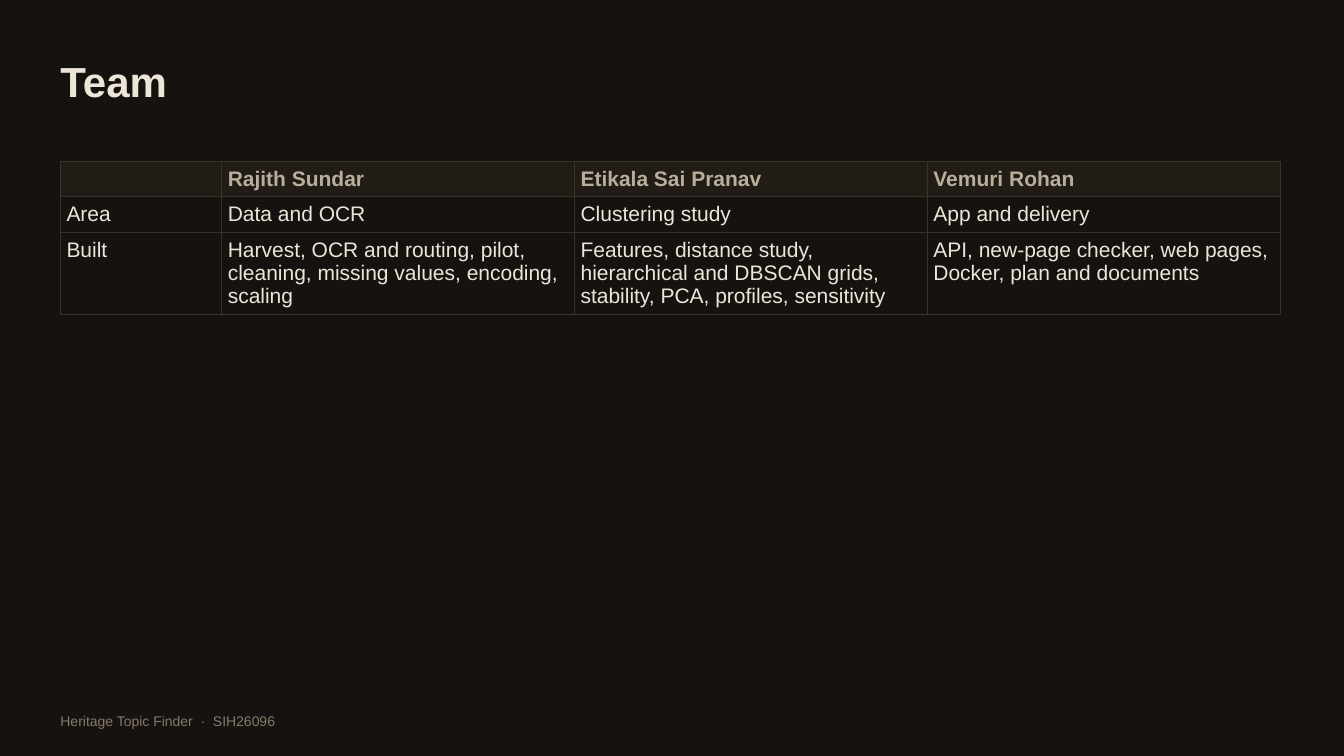
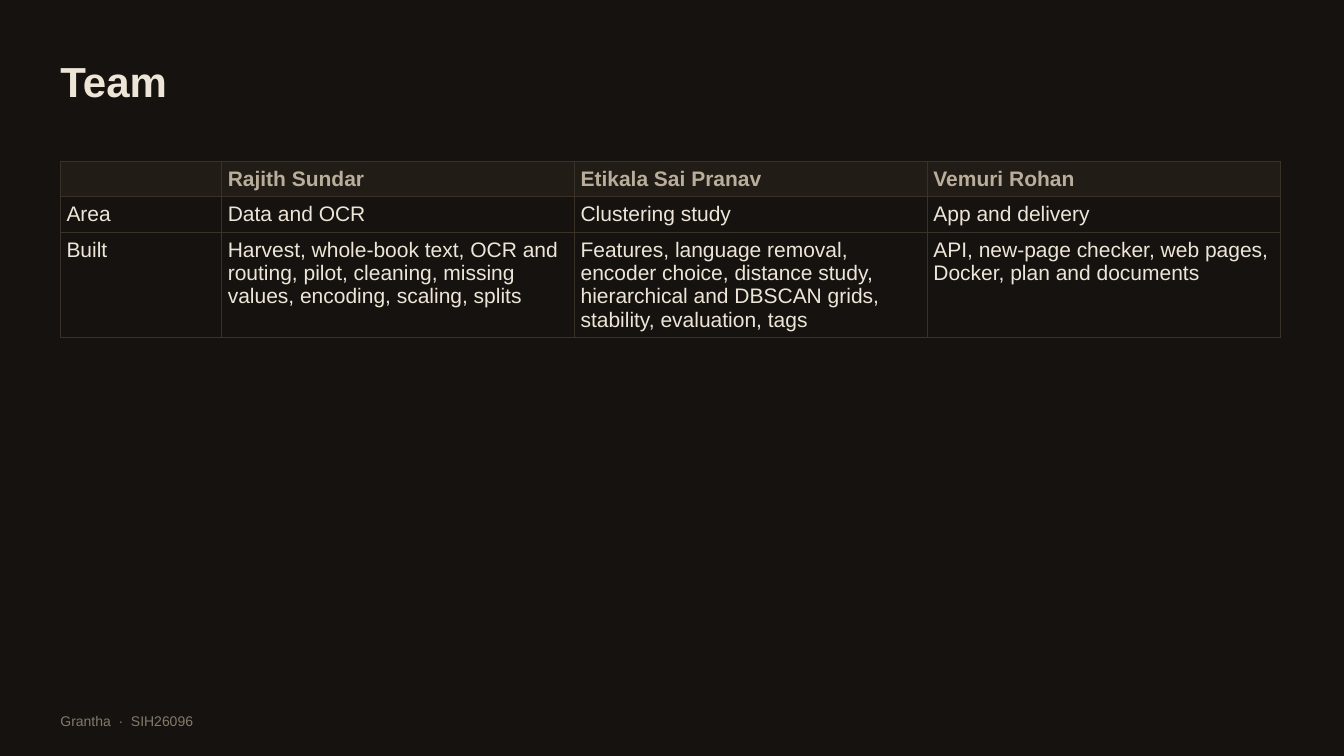
Before and after one commit to rohannes64/Grantha-Heritage-Tracker, a slide deck: slide 16 of docs/Grantha_Deck.pptx (slide 17 before the commit). Drawn at 1344x756 pixels with LibreOffice and Linux fonts; fonts in the diff are those of the drawing. Boxes give left, top, right and bottom in pixels: in the first picture for what was removed or moved away, otherwise in the second. Text is boxed around its words. In the diff, an @@ line names an element or a change of style, - is before the commit and + after.

```diff
--- a/docs/Grantha_Deck.pptx
+++ b/docs/Grantha_Deck.pptx
@@ table at (x1=60, y1=161, x2=1280, y2=335) @@
-row 3, column 2: Harvest, OCR and routing, pilot, cleaning, missing values, encoding, scaling
+row 3, column 2: Harvest, whole-book text, OCR and routing, pilot, cleaning, missing values, encoding, scaling, splits
-row 3, column 3: Features, distance study, hierarchical and DBSCAN grids, stability, PCA, profiles, sensitivity
+row 3, column 3: Features, language removal, encoder choice, distance study, hierarchical and DBSCAN grids, stability, evaluation, tags
@@ text at (x1=60, y1=716, x2=193, y2=726): text changed @@
-Heritage Topic Finder · SIH26096
+Grantha · SIH26096
```
Also in this commit, not shown: 10 other slides changed, 5 slides added, 6 slides removed, 14 other files.
